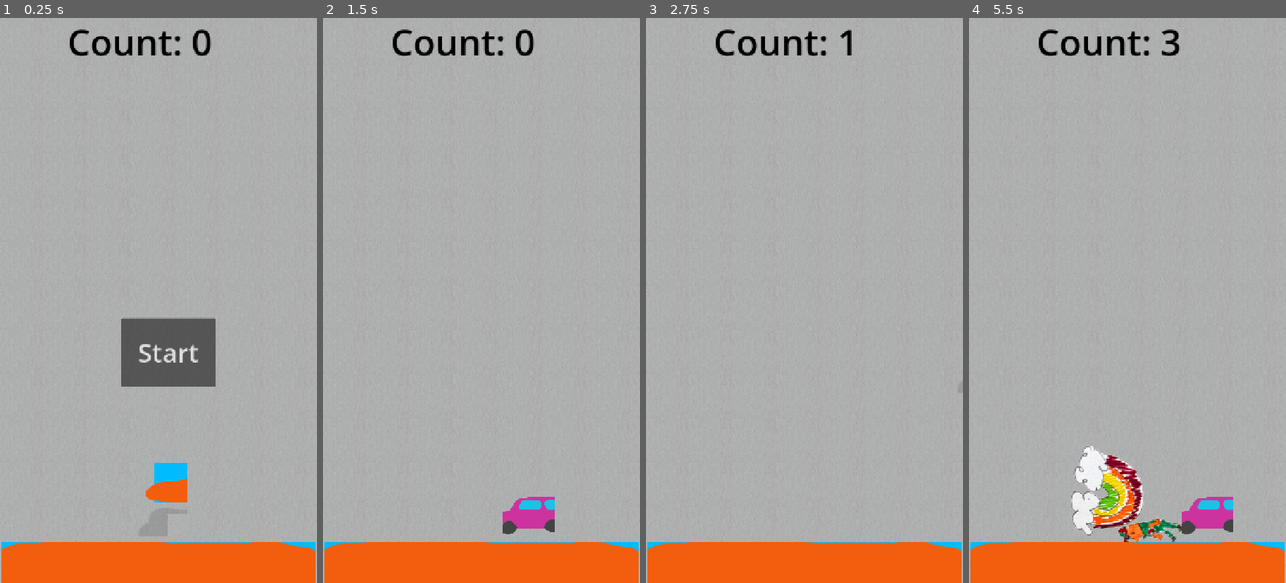
Above: before the commit, frames 1-4 (left to right).
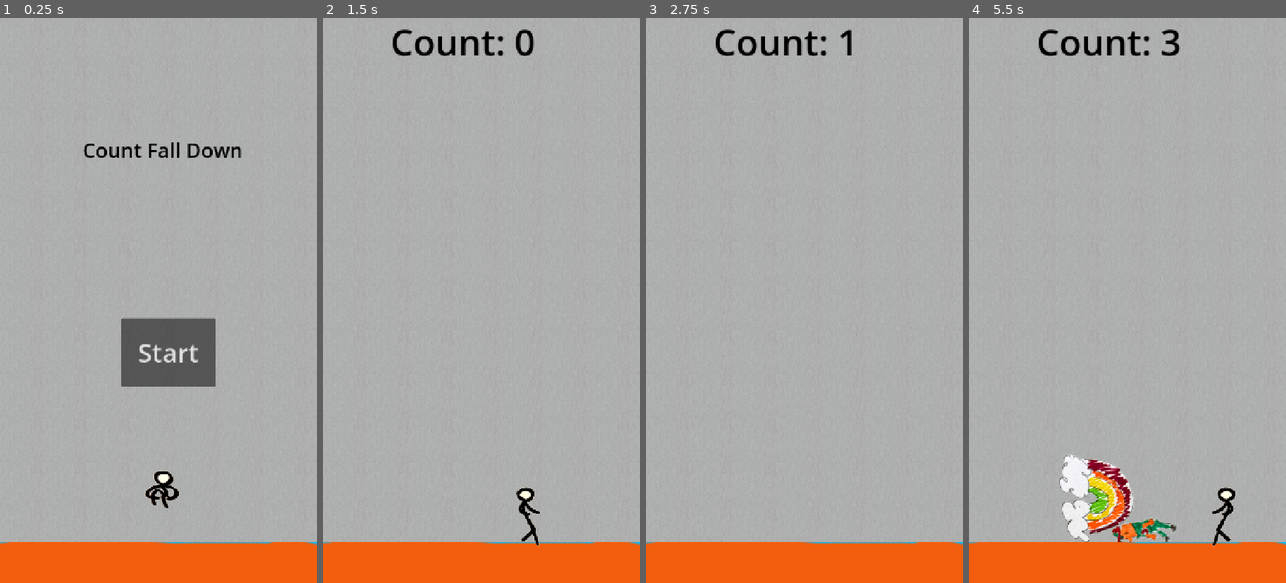
Above: after the commit, the same moments.

Repository: davidzapper/count-fall-down
Game: Godot game, scene res://Scenes/main.tscn
The game is run twice, just before and just after one commit, with the same random seed, the same clock (stepped at 60 frames per second) and the same inputs.
Inputs:
- Up to frame 1 (0.25 s): no input
- Up to frame 2 (1.5 s): click "Start" at 0.5 s; hold D (Right) from 1.28 s (still down)
- Up to frame 3 (2.75 s): keep holding D (Right); tap Space (Jump) at 1.52, 2.27 s
- Up to frame 4 (5.5 s): release D (Right) at 2.78 s; hold A (Left) 2.78-3.53 s; hold D (Right) 3.53-5.03 s; tap Space (Jump) at 3.77, 4.52, 5.27 s; hold A (Left) from 5.03 s (still down)

The runs differ from the first frame. In frame 1, 2.4% of the frame differs, in the area x 0-100%, y 2-100%; in frame 2, 1.3%; in frame 3, 0.3%; in frame 4, 4.5%, in the area x 0-100%, y 75-100%.

Commit message:
Final polish for submission to GMTK Game Jam 2026

Diff:
--- a/Scenes/Objects/Whale.tscn
+++ b/Scenes/Objects/Whale.tscn
@@ -9,7 +9,10 @@
 [node name="Node2D" type="RigidBody2D" unique_id=837892599]
 
 [node name="Sprite2D" type="Sprite2D" parent="." unique_id=2094830734]
+position = Vector2(1, 1)
+scale = Vector2(2, 2)
 texture = SubResource("AtlasTexture_ry3sx")
 
 [node name="CollisionShape2D" type="CollisionPolygon2D" parent="." unique_id=1365373260]
+scale = Vector2(2, 2)
 polygon = PackedVector2Array(93, -77, 120, -48, 172, -57, 144, -23, 117, -19, 82, 31, -4, 63, -25, 76, -59, 69, -72, 74, -98, 39, -137, 21, -167, -9, -167, -37, -119, -61, -61, -64, 6, -42, 53, -10, 82, -12, 92, -26, 83, -52)
--- a/Scenes/main.gd
+++ b/Scenes/main.gd
@@ -6,7 +6,7 @@
 
 # Called when the node enters the scene tree for the first time.
 func _ready() -> void:
-	pass # Replace with function body.
+	counter.visible = false
 
 
 # Called every frame. 'delta' is the elapsed time since the previous frame.
@@ -15,6 +15,7 @@
 
 func start() -> void:
 	startScreen.visible = false
+	counter.visible = true
 	spawnTimer.start()
 	counter.reset()
 	#get_node()
--- a/Scenes/main.tscn
+++ b/Scenes/main.tscn
@@ -212,7 +212,7 @@
 sources/0 = SubResource("TileSetAtlasSource_cbgmd")
 
 [sub_resource type="RectangleShape2D" id="RectangleShape2D_jjgbg"]
-size = Vector2(720, 113)
+size = Vector2(898, 113)
 
 [sub_resource type="AtlasTexture" id="AtlasTexture_bo1nx"]
 atlas = ExtResource("1_jjgbg")
@@ -247,11 +247,12 @@
 position = Vector2(0, 1160)
 
 [node name="CollisionShape2D" type="CollisionShape2D" parent="World/Floor" unique_id=626093404]
-position = Vector2(359, 56.5)
+position = Vector2(350, 56.5)
 shape = SubResource("RectangleShape2D_jjgbg")
 
 [node name="Sprite2D" type="Sprite2D" parent="World/Floor" unique_id=1919552517]
-position = Vector2(361, 56)
+position = Vector2(350.5, 56)
+scale = Vector2(1.26014, 1)
 texture = SubResource("AtlasTexture_bo1nx")
 
 [node name="Wall" type="StaticBody2D" parent="World" unique_id=1691752427]
@@ -291,6 +292,15 @@
 theme_override_font_sizes/font_size = 59
 text = "Start"
 
+[node name="Label" type="Label" parent="UI/StartScreen" unique_id=844907929]
+offset_left = 188.0
+offset_top = 237.0
+offset_right = 551.0
+offset_bottom = 301.0
+theme_override_colors/font_color = Color(0, 0, 0, 1)
+theme_override_font_sizes/font_size = 46
+text = "Count Fall Down"
+
 [node name="Player" parent="." unique_id=1094075983 instance=ExtResource("5_kry3j")]
 z_index = 10
 position = Vector2(417, 919)
--- a/Scenes/player.tscn
+++ b/Scenes/player.tscn
@@ -1,33 +1,44 @@
-[gd_scene format=3 uid="uid://c41yo1nf7uvcl"]
+[gd_scene format=3 uid="uid://cn214q5pdvf33"]
 
 [ext_resource type="Script" uid="uid://uw0xw4redr3n" path="res://player.gd" id="1_cvnsp"]
-[ext_resource type="Texture2D" uid="uid://wfwjd2fk1vn6" path="res://Assets/CountFallDown.png" id="2_6t5aa"]
+[ext_resource type="Texture2D" uid="uid://d2yat3n5d0otq" path="res://Assets/Player.png" id="2_cvnsp"]
+
+[sub_resource type="AtlasTexture" id="AtlasTexture_6t5aa"]
+atlas = ExtResource("2_cvnsp")
+region = Rect2(80, 160, 80, 160)
 
 [sub_resource type="AtlasTexture" id="AtlasTexture_vgqql"]
-atlas = ExtResource("2_6t5aa")
-region = Rect2(216, 384, 216, 384)
+atlas = ExtResource("2_cvnsp")
+region = Rect2(160, 160, 80, 160)
 
-[sub_resource type="AtlasTexture" id="AtlasTexture_cvnsp"]
-atlas = ExtResource("2_6t5aa")
-region = Rect2(0, 1152, 216, 384)
+[sub_resource type="AtlasTexture" id="AtlasTexture_fkybt"]
+atlas = ExtResource("2_cvnsp")
+region = Rect2(80, 320, 80, 160)
 
-[sub_resource type="AtlasTexture" id="AtlasTexture_6t5aa"]
-atlas = ExtResource("2_6t5aa")
-region = Rect2(1080, 0, 216, 384)
+[sub_resource type="AtlasTexture" id="AtlasTexture_x3wgy"]
+atlas = ExtResource("2_cvnsp")
+region = Rect2(160, 480, 80, 160)
+
+[sub_resource type="AtlasTexture" id="AtlasTexture_3smsa"]
+atlas = ExtResource("2_cvnsp")
+region = Rect2(240, 480, 80, 160)
 
 [sub_resource type="SpriteFrames" id="SpriteFrames_fkybt"]
 animations = [{
 "frames": [{
 "duration": 1.0,
+"texture": SubResource("AtlasTexture_6t5aa")
+}, {
+"duration": 1.0,
 "texture": SubResource("AtlasTexture_vgqql")
 }],
 "loop": true,
 "name": &"idle",
-"speed": 5.0
+"speed": 3.0
 }, {
 "frames": [{
 "duration": 1.0,
-"texture": SubResource("AtlasTexture_cvnsp")
+"texture": SubResource("AtlasTexture_fkybt")
 }],
 "loop": true,
 "name": &"jump",
@@ -35,7 +46,10 @@
 }, {
 "frames": [{
 "duration": 1.0,
-"texture": SubResource("AtlasTexture_6t5aa")
+"texture": SubResource("AtlasTexture_x3wgy")
+}, {
+"duration": 1.0,
+"texture": SubResource("AtlasTexture_3smsa")
 }],
 "loop": true,
 "name": &"run",
@@ -43,18 +57,19 @@
 }]
 
 [sub_resource type="CapsuleShape2D" id="CapsuleShape2D_x3wgy"]
-radius = 54.0
-height = 166.0
+radius = 13.0
+height = 130.0
 
 [node name="Player" type="CharacterBody2D" unique_id=1094075983]
 script = ExtResource("1_cvnsp")
 
 [node name="PlayerAnimatedSprite" type="AnimatedSprite2D" parent="." unique_id=672245015]
 position = Vector2(-49, 108.50001)
-scale = Vector2(0.5462963, 0.43489578)
+scale = Vector2(1.254, 1)
 sprite_frames = SubResource("SpriteFrames_fkybt")
-animation = &"run"
+animation = &"idle"
+frame_progress = 0.2251467
 
 [node name="CollisionShape2D" type="CollisionShape2D" parent="." unique_id=652587266]
-position = Vector2(-49, 109)
+position = Vector2(-49, 110)
 shape = SubResource("CapsuleShape2D_x3wgy")
--- a/player.gd
+++ b/player.gd
@@ -24,6 +24,10 @@
 		velocity.x = direction * SPEED
 	elif canmove == true:
 		velocity.x = move_toward(velocity.x, 0, SPEED)
+	if direction == 1:
+		pas.flip_h = false
+	if direction == -1:
+		pas.flip_h = true
 
 	# Animation Changes
 	if is_on_floor() == true:
--- a/project.godot
+++ b/project.godot
@@ -24,7 +24,6 @@
 window/size/viewport_width=720
 window/size/viewport_height=1280
 window/stretch/mode="canvas_items"
-window/stretch/aspect="expand"
 
 [dotnet]
 
Binary file changed: Assets/CountFallDown-Art.png
Binary file added: Assets/Logo.png
Not shown, added: Assets/Logo.png.import
Binary file added: Assets/Player.png
Not shown, added: Assets/Player.png.import
Not shown: 1 places in Scenes/main.tscn that only renumber resources
Not shown, changed: Assets/CountFallDown-Art.af~lock~
Not shown, changed: Assets/CountFallDown.af~lock~
Not shown, added: Assets/Import/IMG_7808.HEIC
Not shown, added: Assets/Logo.af
Not shown, added: Assets/Logo.af~lock~
Not shown, added: Assets/Player.af
(and 1 more such lines)
